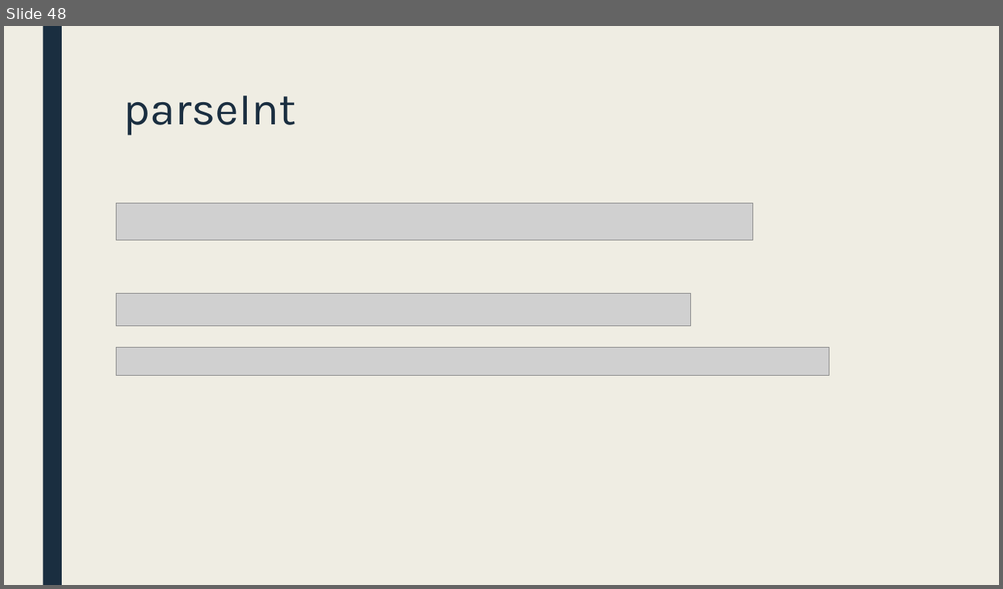
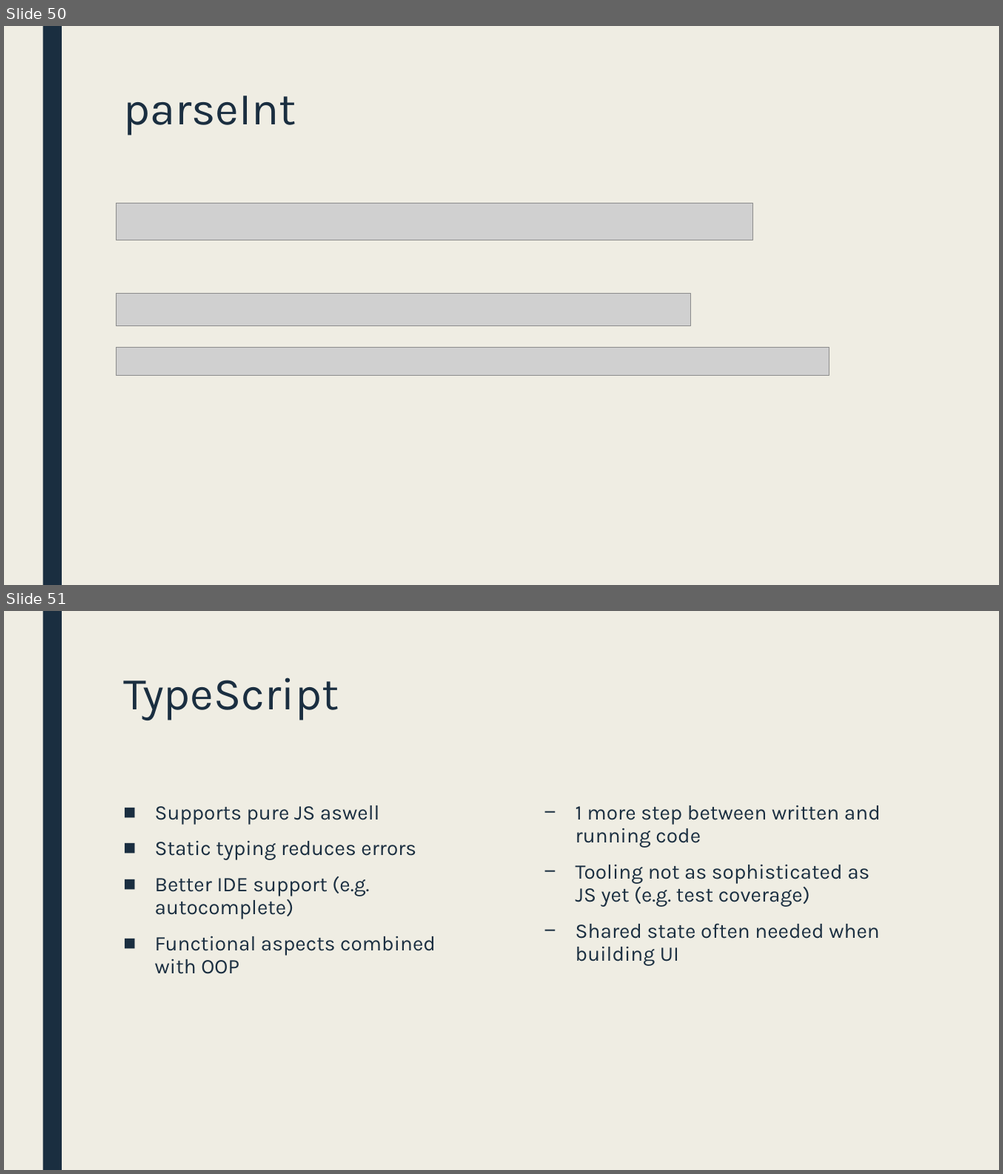
Before and after one commit to manuelhuber/typescript, a slide deck: Typescript.pptx. Shown one above the other, each under a label of ours: slide 48 before the commit, slides 50 and 51 after it. The pictures are 1003x589 and 1003x1174 pixels, drawn with LibreOffice and Linux fonts; fonts in the diff are those of the drawing; grey boxes stand for pictures. Boxes give left, top, right and bottom in pixels: in the first picture for what was removed or moved away, otherwise in the second. Text is boxed around its words. In the diff, an @@ line names an element or a change of style, - is before the commit and + after.

```diff
--- a/Typescript.pptx
+++ b/Typescript.pptx
@@ slide 51 added at box(4, 611, 999, 1170), background #EFEDE3; not listed: 1 template element that a slide beside it also shows @@
@@ title added at box(123, 678, 338, 721), 44 pt, text #1A2E40 @@
+TypeScript
@@ text added at box(155, 806, 435, 974), 20 pt, text #1A2E40 @@
+■ Supports pure JS aswell
+■ Static typing reduces errors
+■ Better IDE support (e.g. autocomplete)
+■ Functional aspects combined with OOP
@@ text added at box(575, 805, 880, 966), 20 pt, text #1A2E40 @@
+− 1 more step between written and running code
+− Tooling not as sophisticated as JS yet (e.g. test coverage)
+− Shared state often needed when building UI
@@ what was slide 48 is now slide 50 @@
```
Also in this commit, not shown: 4 slides changed, 2 other slides added.
